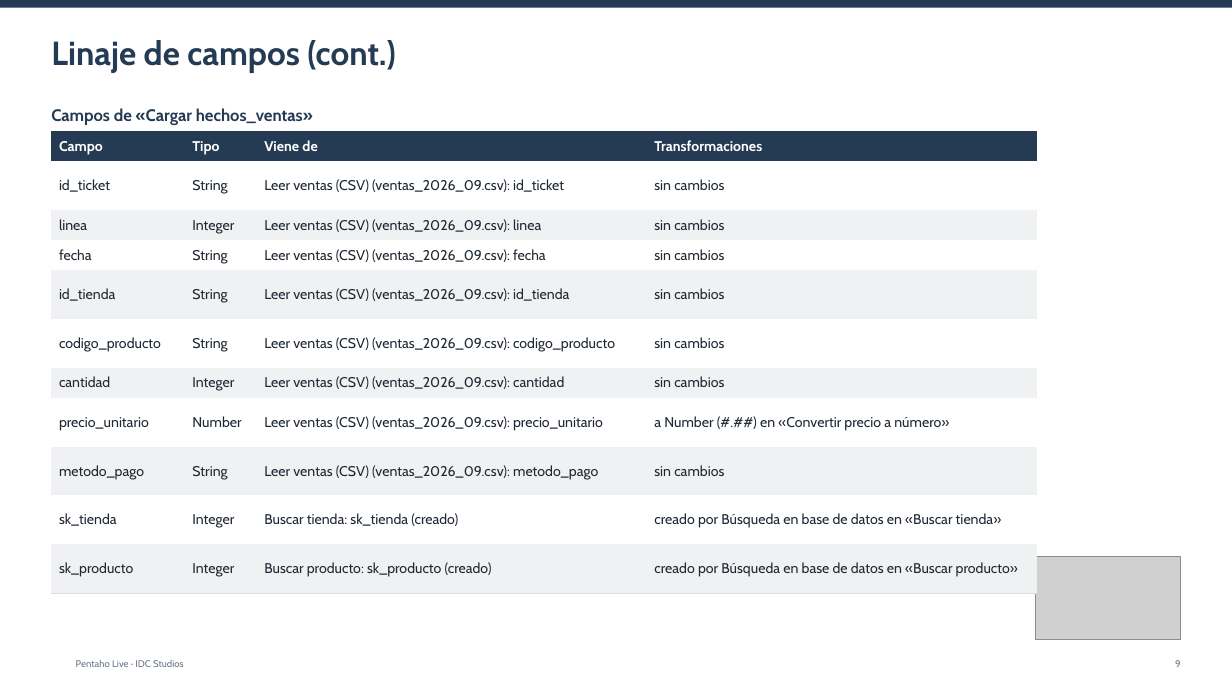
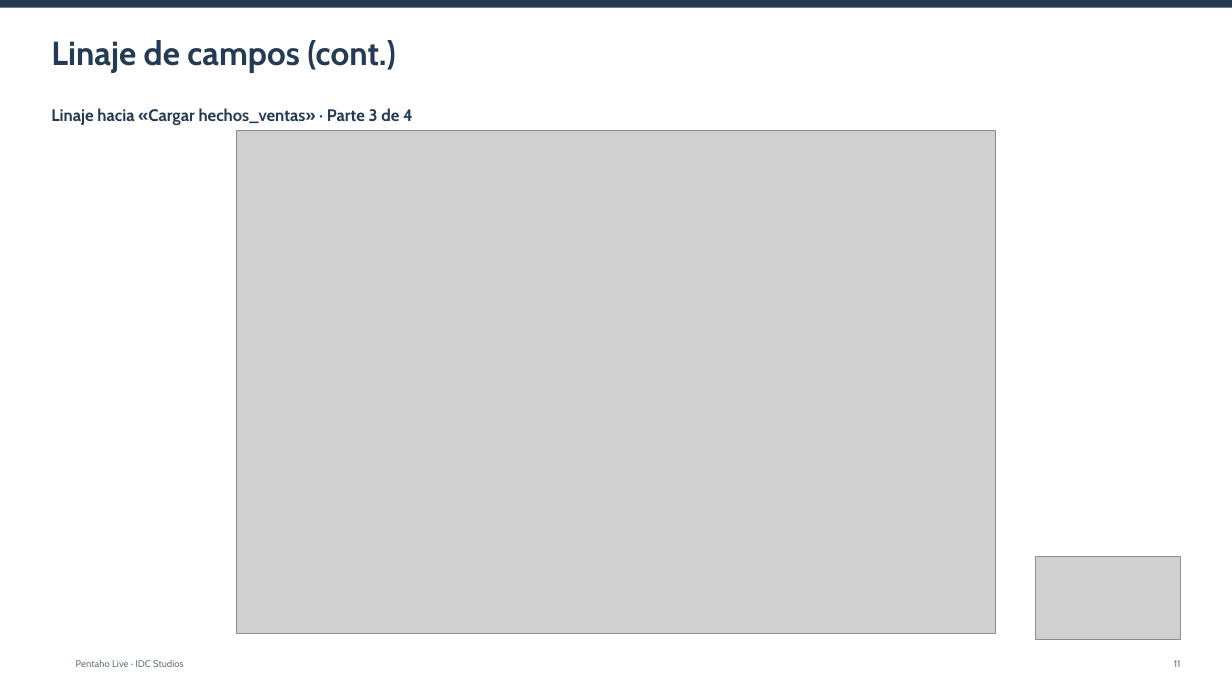
Before and after one commit to IvI2511/pentaho-mcp, a slide deck: slide 11 of ejemplo/informes/04_hechos_ventas.pptx (slide 9 before the commit). Drawn at 1232x693 pixels with LibreOffice and Linux fonts; fonts in the diff are those of the drawing; grey boxes stand for pictures; background and template pictures are left out. Boxes give left, top, right and bottom in pixels: in the first picture for what was removed or moved away, otherwise in the second. Text is boxed around its words. In the diff, an @@ line names an element or a change of style, - is before the commit and + after.

```diff
--- a/ejemplo/informes/04_hechos_ventas.pptx
+++ b/ejemplo/informes/04_hechos_ventas.pptx
@@ text at (51, 108, 413, 125): text changed @@
-Campos de «Cargar hechos_ventas»
+Linaje hacia «Cargar hechos_ventas» · Parte 3 de 4
@@ table removed at (52, 131, 1037, 593), 11 rows, 4 columns @@
-Campo | Tipo | Viene de | Transformaciones
-id_ticket | String | Leer ventas (CSV) (ventas_2026_09.csv): id_ticket | sin cambios
-linea | Integer | Leer ventas (CSV) (ventas_2026_09.csv): linea | sin cambios
-fecha | String | Leer ventas (CSV) (ventas_2026_09.csv): fecha | sin cambios
-id_tienda | String | Leer ventas (CSV) (ventas_2026_09.csv): id_tienda | sin cambios
-codigo_producto | String | Leer ventas (CSV) (ventas_2026_09.csv): codigo_producto | sin cambios
-cantidad | Integer | Leer ventas (CSV) (ventas_2026_09.csv): cantidad | sin cambios
-precio_unitario | Number | Leer ventas (CSV) (ventas_2026_09.csv): precio_unitario | a Number (#.##) en «Convertir precio a número»
-metodo_pago | String | Leer ventas (CSV) (ventas_2026_09.csv): metodo_pago | sin cambios
-sk_tienda | Integer | Buscar tienda: sk_tienda (creado) | creado por Búsqueda en base de datos en «Buscar tienda»
-sk_producto | Integer | Buscar producto: sk_producto (creado) | creado por Búsqueda en base de datos en «Buscar producto»
@@ picture added at (237, 131, 995, 634) @@
@@ page number at (1174, 660, 1181, 667): text changed @@
-9
+11
```
Also in this commit, not shown: 17 other slides changed, 2 slides added, 16 slides removed, 30 other files.
